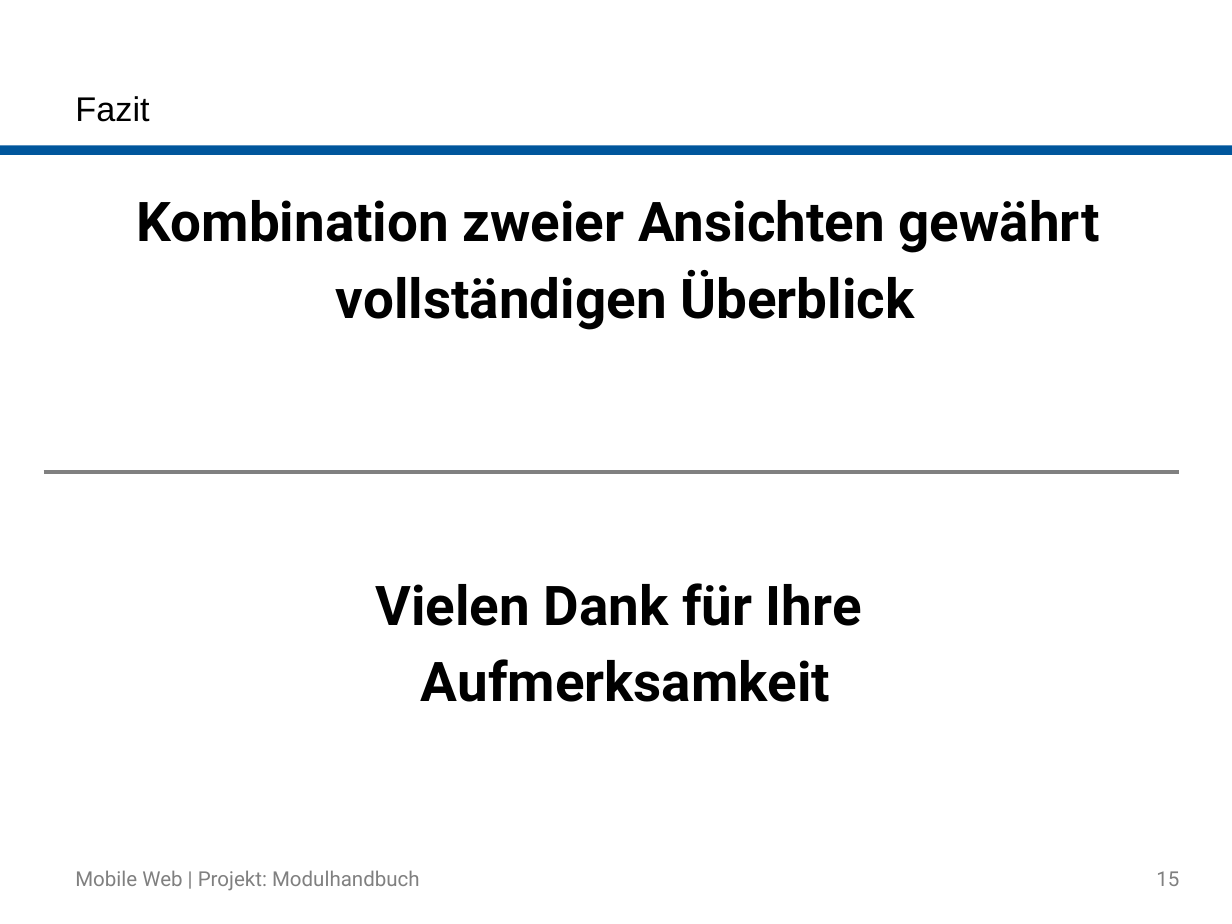
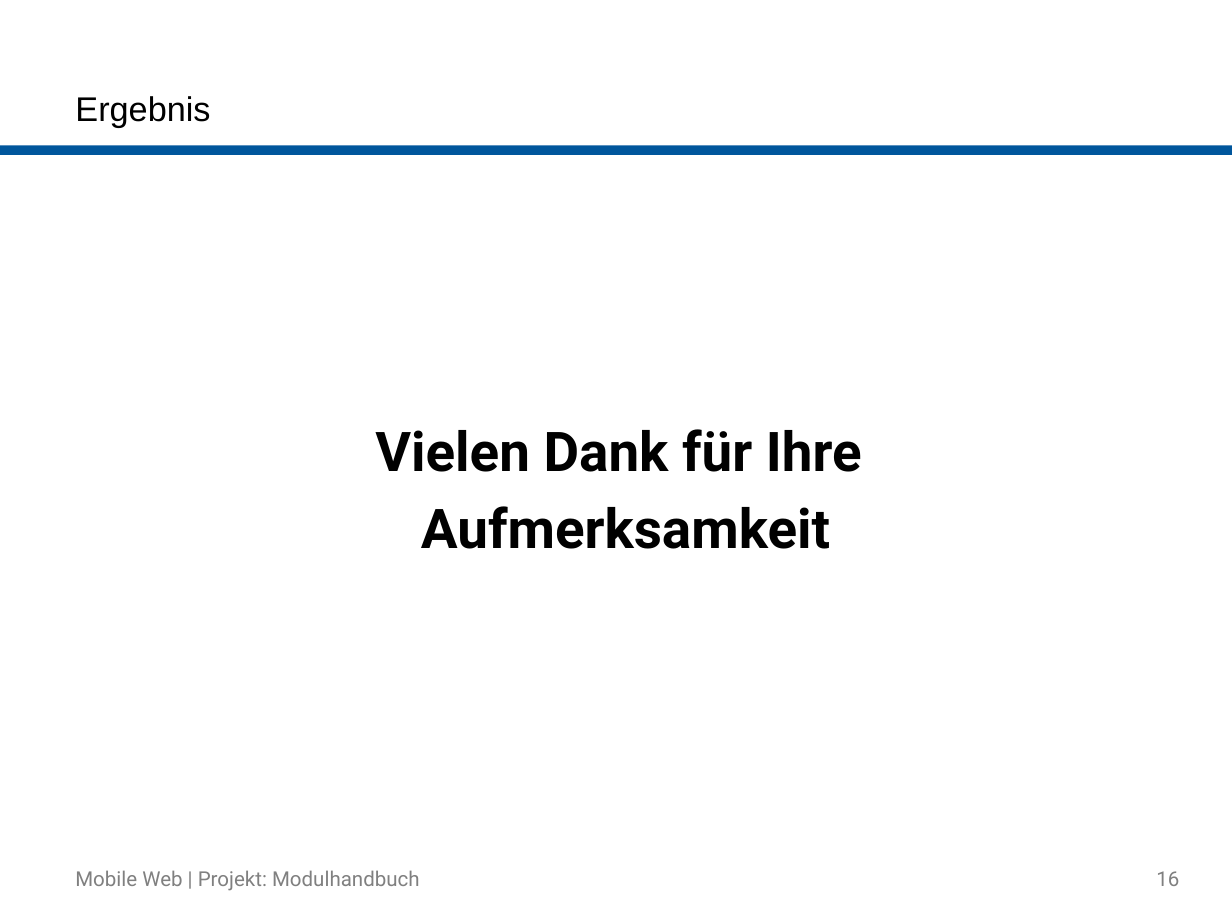
Before and after one commit to buk/mobile-web-modulhandbuch, a slide deck: slide 16 of presentation/2015-07-09_Mobile-Web_Gruppe-Modulhandbuch.pptx (slide 15 before the commit). Drawn at 1232x924 pixels with LibreOffice and Linux fonts; fonts in the diff are those of the drawing; background and template pictures are left out. Boxes give left, top, right and bottom in pixels: in the first picture for what was removed or moved away, otherwise in the second. Text is boxed around its words. In the diff, an @@ line names an element or a change of style, - is before the commit and + after.

```diff
--- a/presentation/2015-07-09_Mobile-Web_Gruppe-Modulhandbuch.pptx
+++ b/presentation/2015-07-09_Mobile-Web_Gruppe-Modulhandbuch.pptx
@@ title at [75,96,210,127]: text changed @@
-Fazit
+Ergebnis
@@ text at [137,200,1100,330]: paragraphs removed @@
-Kombination zweier Ansichten gewährt
-vollständigen Überblick
@@ line removed from (43, 472) to (1179, 472) @@
@@ page number at [1156,871,1179,886]: text changed @@
-15
+16
```
Also in this commit, not shown: 5 other slides changed, 1 slide added.
